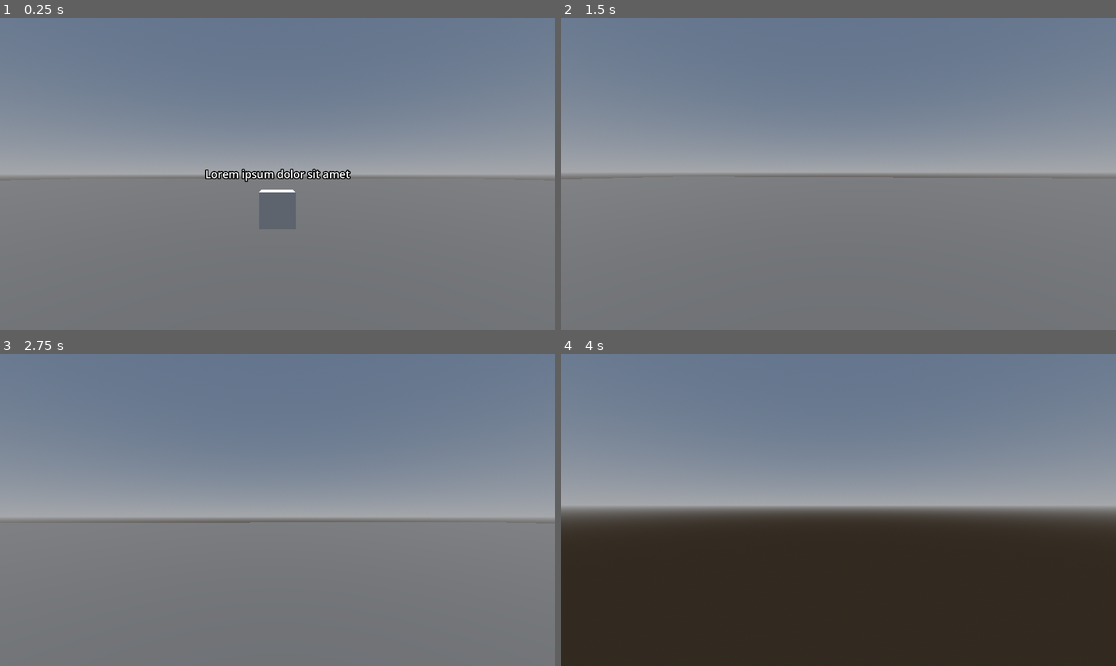
Above: before the commit, frames 1-4 (two rows, left to right).
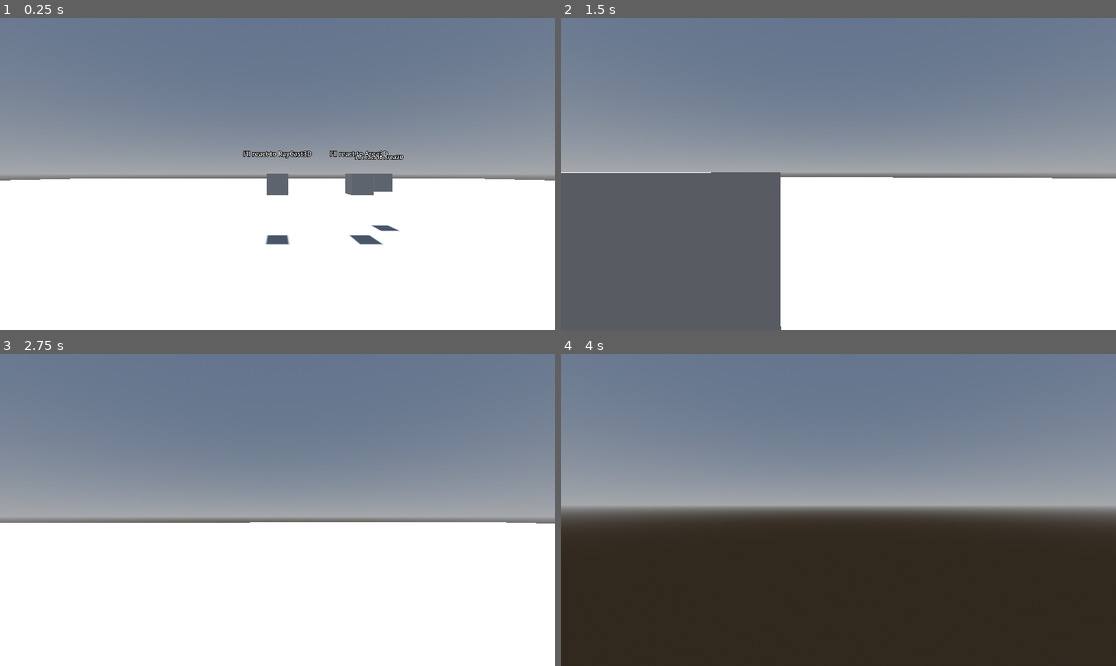
Above: after the commit, the same moments.

Repository: MASSHUU12/godot-interaction-system
Game: Godot game, scene res://example/Main.tscn
Two runs of this game, one before a commit and one after it. Both use one fixed random seed, a clock stepped at 60 frames per second and the inputs below.
Inputs (mouse positions are in pixels of both pictures, inside the frame that each line leads up to):
- Up to frame 1 (0.25 s): no input
- Up to frame 2 (1.5 s): tap Enter (ui_accept) at 0.5, 0.77 s; move the mouse to (866, 174) at 0.52 s; hold W (move_forward) from 0.53 s (still down); move the mouse to (810, 174) at 1.27 s
- Up to frame 3 (2.75 s): keep holding W (move_forward); tap Enter (ui_accept) at 1.52, 2 s; move the mouse to (288, 503) at 2.02 s
- Up to frame 4 (4 s): keep holding W (move_forward); tap Enter (ui_accept) at 2.75, 3.02, 3.5, 3.77 s; move the mouse to (832, 516) at 2.77 s; move the mouse to (877, 513) at 3.52 s

The runs differ from the first frame. In frame 1, 49% of the frame differs, in the area x 0-100%, y 42-100%; in frame 2, 48%; in frame 3, 46%; in frame 4, less than 0.1%.

Commit message:
Fully reworked examples

Diff:
--- a/example/Main.tscn
+++ b/example/Main.tscn
@@ -1,10 +1,11 @@
-[gd_scene load_steps=9 format=3 uid="uid://c1vp088a4k7fd"]
+[gd_scene load_steps=10 format=3 uid="uid://c1vp088a4k7fd"]
 
 [ext_resource type="PackedScene" uid="uid://ncwskhbj2tt2" path="res://example/player/Player.tscn" id="1_3l75f"]
-[ext_resource type="PackedScene" uid="uid://djwmf7epr38ev" path="res://example/interactable/box/Box.tscn" id="2_ofi63"]
+[ext_resource type="PackedScene" uid="uid://u325h3xb2a0r" path="res://example/interactable/box_for_raycast/BoxForRaycast.tscn" id="2_x5pxh"]
+[ext_resource type="PackedScene" uid="uid://b0pwj4h7f1qn2" path="res://example/interactable/box_for_area_3d/BoxForArea3D.tscn" id="3_d261k"]
 
 [sub_resource type="StandardMaterial3D" id="StandardMaterial3D_lef4p"]
-albedo_color = Color(0.4, 0.4, 0.4, 1)
+albedo_color = Color(0.717647, 0.717647, 0.717647, 1)
 
 [sub_resource type="PlaneMesh" id="PlaneMesh_56880"]
 material = SubResource("StandardMaterial3D_lef4p")
@@ -26,6 +27,8 @@
 ssr_enabled = true
 ssao_enabled = true
 ssil_enabled = true
+sdfgi_enabled = true
+glow_enabled = true
 
 [node name="Main" type="Node3D"]
 
@@ -47,8 +50,15 @@
 
 [node name="Sun" type="DirectionalLight3D" parent="Environment"]
 transform = Transform3D(1, 0, 0, 0, -0.302752, 0.953069, 0, -0.953069, -0.302752, 0, 3.62736, 0)
+shadow_enabled = true
 
 [node name="Interactable" type="Node3D" parent="."]
+transform = Transform3D(1, 0, 0, 0, 1, 0, 0, 0, 1, 0, 1.25, -5)
 
-[node name="Box" parent="Interactable" instance=ExtResource("2_ofi63")]
-transform = Transform3D(1, 0, 0, 0, 1, 0, 0, 0, 1, 0, 1, -3)
+[node name="BoxForRaycast" parent="Interactable" instance=ExtResource("2_x5pxh")]
+
+[node name="BoxForArea3D" parent="Interactable" instance=ExtResource("3_d261k")]
+transform = Transform3D(1, 0, 0, 0, 1, 0, 0, 0, 1, 2, 0, 0)
+
+[node name="BoxForArea3D2" parent="Interactable" instance=ExtResource("3_d261k")]
+transform = Transform3D(1, 0, 0, 0, 1, 0, 0, 0, 1, 3, 0, -1)
--- /dev/null
+++ b/example/assets/materials/InteractableMaterial.tres
@@ -0,0 +1,3 @@
+[gd_resource type="StandardMaterial3D" format=3 uid="uid://buastfyvd3dp0"]
+
+[resource]
--- a/example/interactable/box/Box.gd
+++ /dev/null
@@ -1,27 +0,0 @@
-extends Interactable
-
-@onready var mesh_instance_3d: MeshInstance3D = $MeshInstance3D
-@onready var status: Label3D = $Status
-
-
-func _on_focused(_interactor: Interactor) -> void:
-	mesh_instance_3d.mesh.material.albedo_color = Color("red")
-	status.text = "Focused"
-
-
-func _on_unfocused(_interactor: Interactor) -> void:
-	mesh_instance_3d.mesh.material.albedo_color = Color("white")
-	status.text = "Unfocused"
-
-
-func _on_interacted(_interactor: Interactor) -> void:
-	mesh_instance_3d.rotate_x(45)
-	status.text = "Interacted"
-
-
-func _on_closest(_interactor: Interactor) -> void:
-	status.text = "Closest"
-
-
-func _on_not_closest(_interactor: Interactor) -> void:
-	status.text = "Not closest"
--- a/example/interactable/box/Box.tscn
+++ /dev/null
@@ -1,34 +0,0 @@
-[gd_scene load_steps=5 format=3 uid="uid://djwmf7epr38ev"]
-
-[ext_resource type="Script" path="res://example/interactable/box/Box.gd" id="1_k2qod"]
-
-[sub_resource type="BoxShape3D" id="BoxShape3D_oey0k"]
-size = Vector3(0.5, 0.5, 0.5)
-
-[sub_resource type="StandardMaterial3D" id="StandardMaterial3D_c4jfv"]
-
-[sub_resource type="BoxMesh" id="BoxMesh_22csq"]
-material = SubResource("StandardMaterial3D_c4jfv")
-size = Vector3(0.5, 0.5, 0.5)
-
-[node name="Box" type="Area3D"]
-collision_layer = 2
-collision_mask = 0
-script = ExtResource("1_k2qod")
-
-[node name="Status" type="Label3D" parent="."]
-transform = Transform3D(1, 0, 0, 0, 1, 0, 0, 0, 1, 0, 0.5, 0)
-billboard = 1
-text = "Lorem ipsum dolor sit amet"
-
-[node name="CollisionShape3D" type="CollisionShape3D" parent="."]
-shape = SubResource("BoxShape3D_oey0k")
-
-[node name="MeshInstance3D" type="MeshInstance3D" parent="."]
-mesh = SubResource("BoxMesh_22csq")
-
-[connection signal="closest" from="." to="." method="_on_closest"]
-[connection signal="focused" from="." to="." method="_on_focused"]
-[connection signal="interacted" from="." to="." method="_on_interacted"]
-[connection signal="not_closest" from="." to="." method="_on_not_closest"]
-[connection signal="unfocused" from="." to="." method="_on_unfocused"]
--- /dev/null
+++ b/example/interactable/box_for_area_3d/BoxForArea3D.gd
@@ -0,0 +1,23 @@
+extends Interactable
+
+@onready var text: Label3D = $Text
+@onready var mesh_instance_3d: MeshInstance3D = $MeshInstance3D
+@onready var material: Resource = preload("res://example/assets/materials/InteractableMaterial.tres").duplicate()
+
+func _ready() -> void:
+	mesh_instance_3d.material_override = material
+
+
+func _on_closest(_interactor: Interactor) -> void:
+	text.text = "Closest"
+	material.albedo_color = Color("red")
+
+
+func _on_not_closest(_interactor: Interactor) -> void:
+	text.text = "Not closest"
+	material.albedo_color = Color("white")
+
+
+func _on_interacted(_interactor: Interactor) -> void:
+	text.text = "Interacted"
+	mesh_instance_3d.rotate_z(45)
--- /dev/null
+++ b/example/interactable/box_for_area_3d/BoxForArea3D.tscn
@@ -0,0 +1,31 @@
+[gd_scene load_steps=5 format=3 uid="uid://b0pwj4h7f1qn2"]
+
+[ext_resource type="Script" path="res://example/interactable/box_for_area_3d/BoxForArea3D.gd" id="1_w2ev0"]
+[ext_resource type="Material" uid="uid://buastfyvd3dp0" path="res://example/assets/materials/InteractableMaterial.tres" id="2_d06jj"]
+
+[sub_resource type="BoxShape3D" id="BoxShape3D_n0a8a"]
+size = Vector3(0.5, 0.5, 0.5)
+
+[sub_resource type="BoxMesh" id="BoxMesh_87pln"]
+material = ExtResource("2_d06jj")
+size = Vector3(0.5, 0.5, 0.5)
+
+[node name="BoxForArea3D" type="Area3D"]
+collision_layer = 2
+collision_mask = 0
+script = ExtResource("1_w2ev0")
+
+[node name="CollisionShape3D" type="CollisionShape3D" parent="."]
+shape = SubResource("BoxShape3D_n0a8a")
+
+[node name="MeshInstance3D" type="MeshInstance3D" parent="."]
+mesh = SubResource("BoxMesh_87pln")
+
+[node name="Text" type="Label3D" parent="."]
+transform = Transform3D(1, 0, 0, 0, 1, 0, 0, 0, 1, 0, 0.75, 0)
+billboard = 2
+text = "I'll react to Area3D"
+
+[connection signal="closest" from="." to="." method="_on_closest"]
+[connection signal="interacted" from="." to="." method="_on_interacted"]
+[connection signal="not_closest" from="." to="." method="_on_not_closest"]
--- /dev/null
+++ b/example/interactable/box_for_raycast/BoxForRaycast.gd
@@ -0,0 +1,24 @@
+extends Interactable
+
+@onready var text: Label3D = $Text
+@onready var mesh_instance_3d: MeshInstance3D = $MeshInstance3D
+@onready var material: Resource = preload("res://example/assets/materials/InteractableMaterial.tres").duplicate()
+
+
+func _ready() -> void:
+	mesh_instance_3d.material_override = material
+
+
+func _on_focused(_interactor: Interactor) -> void:
+	text.text = "Focused"
+	material.albedo_color = Color("red")
+
+
+func _on_unfocused(_interactor: Interactor) -> void:
+	text.text = "Unfocused"
+	material.albedo_color = Color("white")
+
+
+func _on_interacted(_interactor: Interactor) -> void:
+	text.text = "Interacted"
+	mesh_instance_3d.rotate_z(45)
--- /dev/null
+++ b/example/interactable/box_for_raycast/BoxForRaycast.tscn
@@ -0,0 +1,31 @@
+[gd_scene load_steps=5 format=3 uid="uid://u325h3xb2a0r"]
+
+[ext_resource type="Script" path="res://example/interactable/box_for_raycast/BoxForRaycast.gd" id="1_4klbq"]
+[ext_resource type="Material" uid="uid://buastfyvd3dp0" path="res://example/assets/materials/InteractableMaterial.tres" id="2_4lxv7"]
+
+[sub_resource type="BoxShape3D" id="BoxShape3D_k5gc5"]
+size = Vector3(0.5, 0.5, 0.5)
+
+[sub_resource type="BoxMesh" id="BoxMesh_wkyu7"]
+material = ExtResource("2_4lxv7")
+size = Vector3(0.5, 0.5, 0.5)
+
+[node name="BoxForRaycast" type="Area3D"]
+collision_layer = 2
+collision_mask = 0
+script = ExtResource("1_4klbq")
+
+[node name="CollisionShape3D" type="CollisionShape3D" parent="."]
+shape = SubResource("BoxShape3D_k5gc5")
+
+[node name="MeshInstance3D" type="MeshInstance3D" parent="."]
+mesh = SubResource("BoxMesh_wkyu7")
+
+[node name="Text" type="Label3D" parent="."]
+transform = Transform3D(1, 0, 0, 0, 1, 0, 0, 0, 1, 0, 0.75, 0)
+billboard = 2
+text = "I'll react to RayCast3D"
+
+[connection signal="focused" from="." to="." method="_on_focused"]
+[connection signal="interacted" from="." to="." method="_on_interacted"]
+[connection signal="unfocused" from="." to="." method="_on_unfocused"]
--- a/example/player/Player.tscn
+++ b/example/player/Player.tscn
@@ -30,7 +30,8 @@
 [node name="CollisionShape3D" type="CollisionShape3D" parent="Area3D"]
 shape = SubResource("BoxShape3D_0a8oh")
 
-[node name="CharacterBody3DInteractor" type="Node3D" parent="." node_paths=PackedStringArray("ray_cast_3d")]
+[node name="CharacterBody3DInteractor" type="Node3D" parent="." node_paths=PackedStringArray("ray_cast_3d", "area_3d")]
 script = ExtResource("2_l8yjm")
 action_name = "interact"
 ray_cast_3d = NodePath("../Camera3D/RayCast3D")
+area_3d = NodePath("../Area3D")
Not shown, changed: CHANGELOG.md
